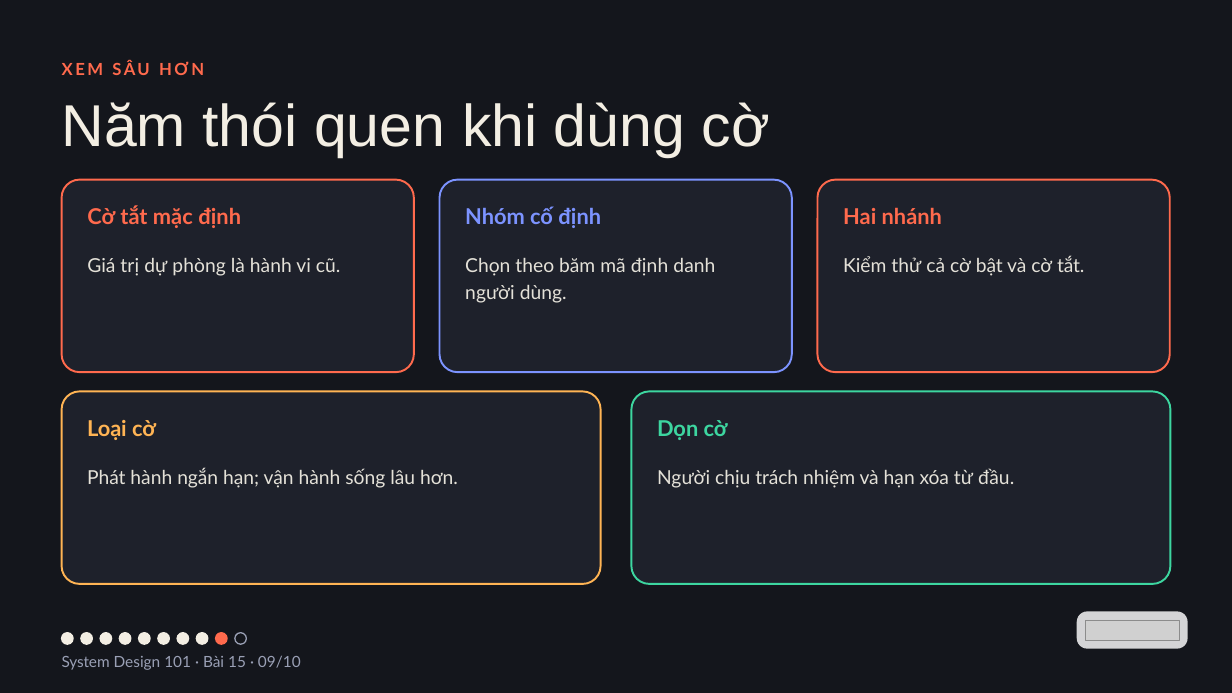
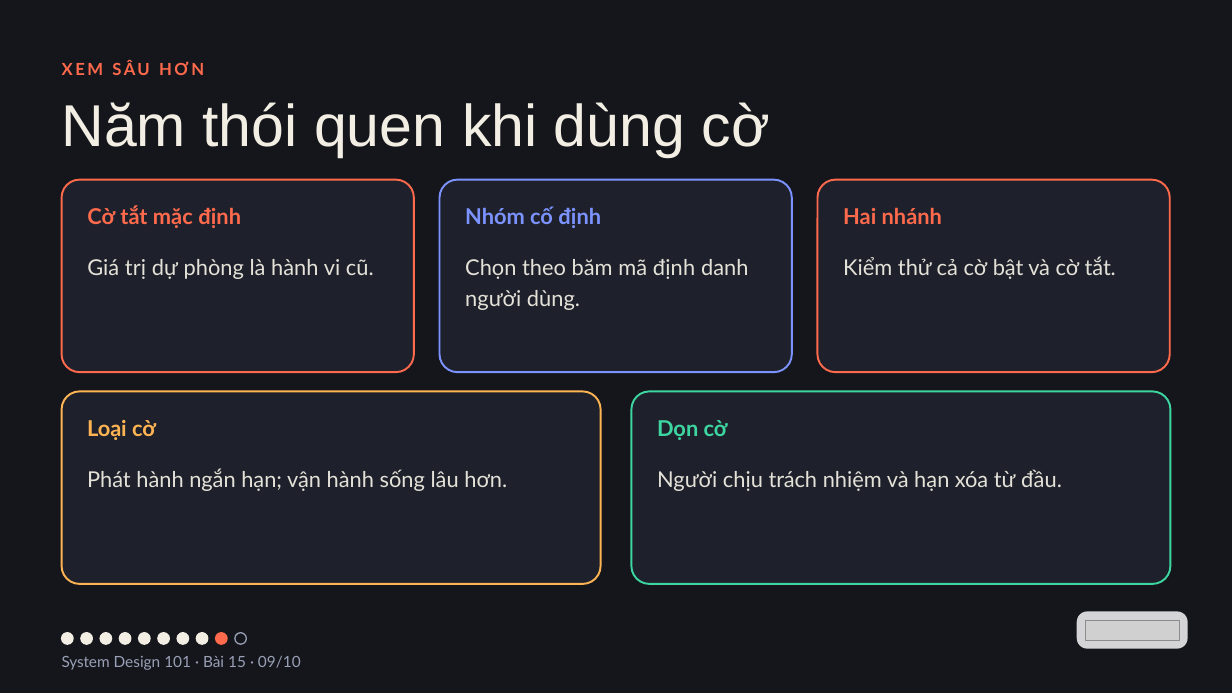
Before and after one commit to vohoailinh90/tool-marketing-studio, a slide deck: slide 9 of system-design-101/vi/lessons/sd-13-015/slides/sd-13-015.pptx. Drawn at 1232x693 pixels with LibreOffice and Linux fonts; fonts in the diff are those of the drawing; grey boxes stand for pictures. Boxes give left, top, right and bottom in pixels: in the first picture for what was removed or moved away, otherwise in the second. Text is boxed around its words. In the diff, an @@ line names an element or a change of style, - is before the commit and + after.

```diff
--- a/system-design-101/vi/lessons/sd-13-015/slides/sd-13-015.pptx
+++ b/system-design-101/vi/lessons/sd-13-015/slides/sd-13-015.pptx
@@ text "Giá trị dự phòng là ..." at box(87, 259, 374, 279): size 22.5 to 25.5 pt; letter spacing 0.1 to 0 pt in "dự cũ."; line spacing 31.5pt to 35.7pt @@
@@ text "Chọn theo băm mã định ..." at box(465, 259, 748, 310): size 22.5 to 25.5 pt; line spacing 31.5pt to 35.7pt @@
@@ text "Kiểm thử cả cờ bật ..." at box(843, 256, 1116, 279): size 22.5 to 25.5 pt; line spacing 31.5pt to 35.7pt @@
@@ text "Phát hành ngắn hạn; vận ..." at box(87, 468, 507, 491): size 22.5 to 25.5 pt; letter spacing 0 to -0.1 pt in "sống"; line spacing 31.5pt to 35.7pt @@
@@ text "Người chịu trách nhiệm và ..." at box(657, 469, 1062, 491): size 22.5 to 25.5 pt; letter spacing 0 to 0.1 pt in "Người"; letter spacing -0.1 to -0.2 pt in "trách"; line spacing 31.5pt to 35.7pt @@
```
Also in this commit, not shown: 6 other slides changed, 4 other files.
